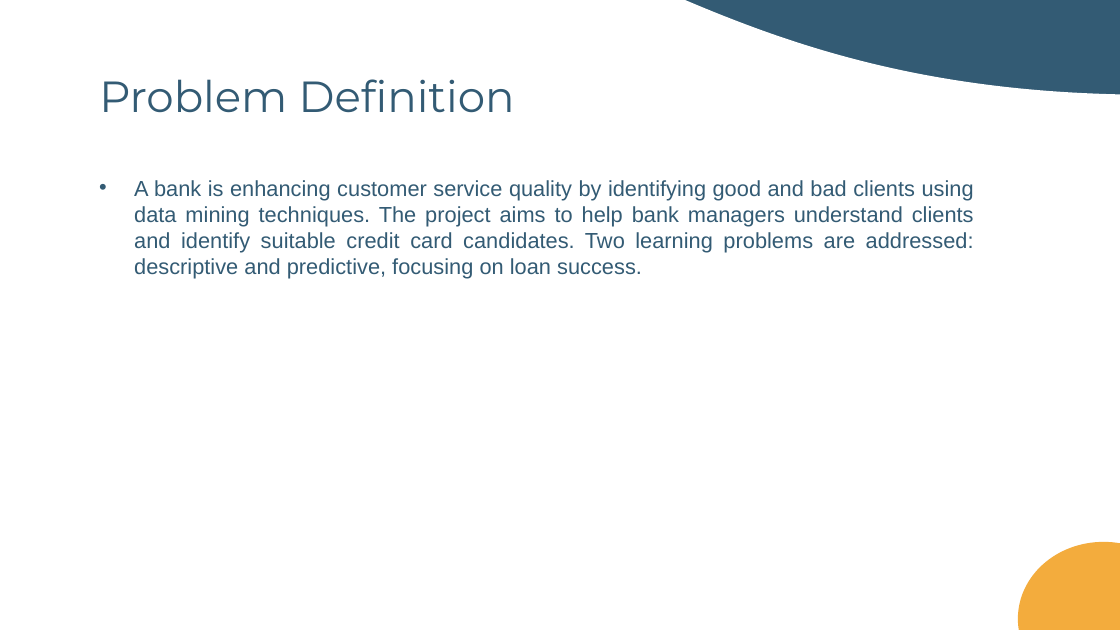
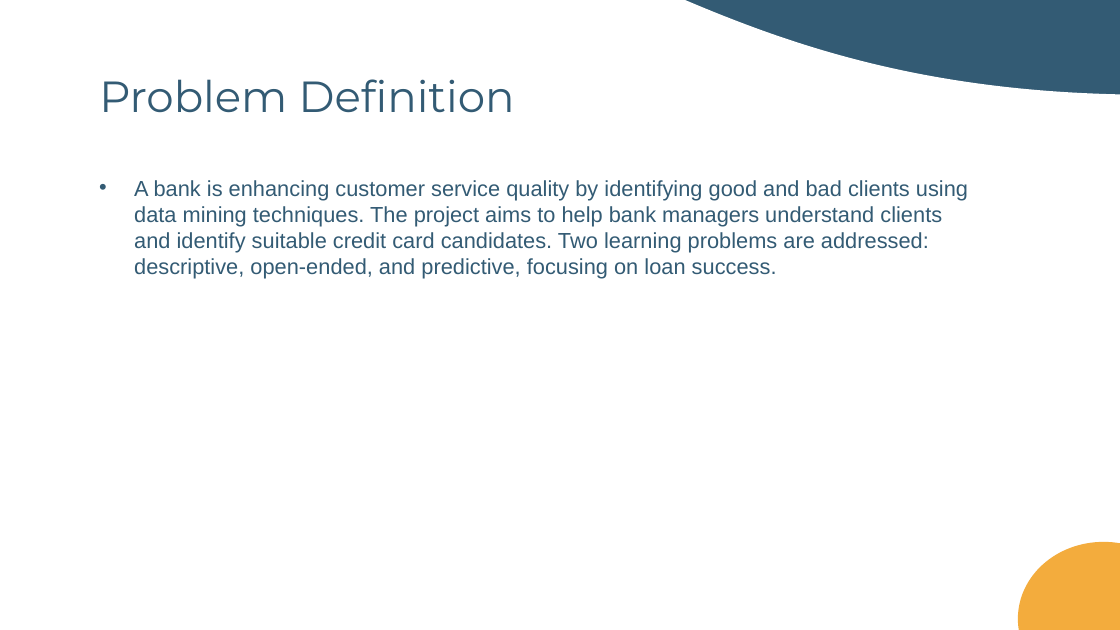
Before and after one commit to DanielaTomas/FCUP-DM1, a slide deck: slide 2 of docs/DM1.pptx. Drawn at 1120x630 pixels with LibreOffice and Linux fonts; fonts in the diff are those of the drawing. Boxes give left, top, right and bottom in pixels: in the first picture for what was removed or moved away, otherwise in the second. Text is boxed around its words. In the diff, an @@ line names an element or a change of style, - is before the commit and + after.

```diff
--- a/docs/DM1.pptx
+++ b/docs/DM1.pptx
@@ text at (134, 180, 968, 279): text changed @@
-• A bank is enhancing customer service quality by identifying good and bad clients using data mining techniques. The project aims to help bank managers understand clients and identify suitable credit card candidates. Two learning problems are addressed: descriptive and predictive, focusing on loan success.
+• A bank is enhancing customer service quality by identifying good and bad clients using data mining techniques. The project aims to help bank managers understand clients and identify suitable credit card candidates. Two learning problems are addressed: descriptive, open-ended, and predictive, focusing on loan success.
```
Also in this commit, not shown: 3 other slides changed.
